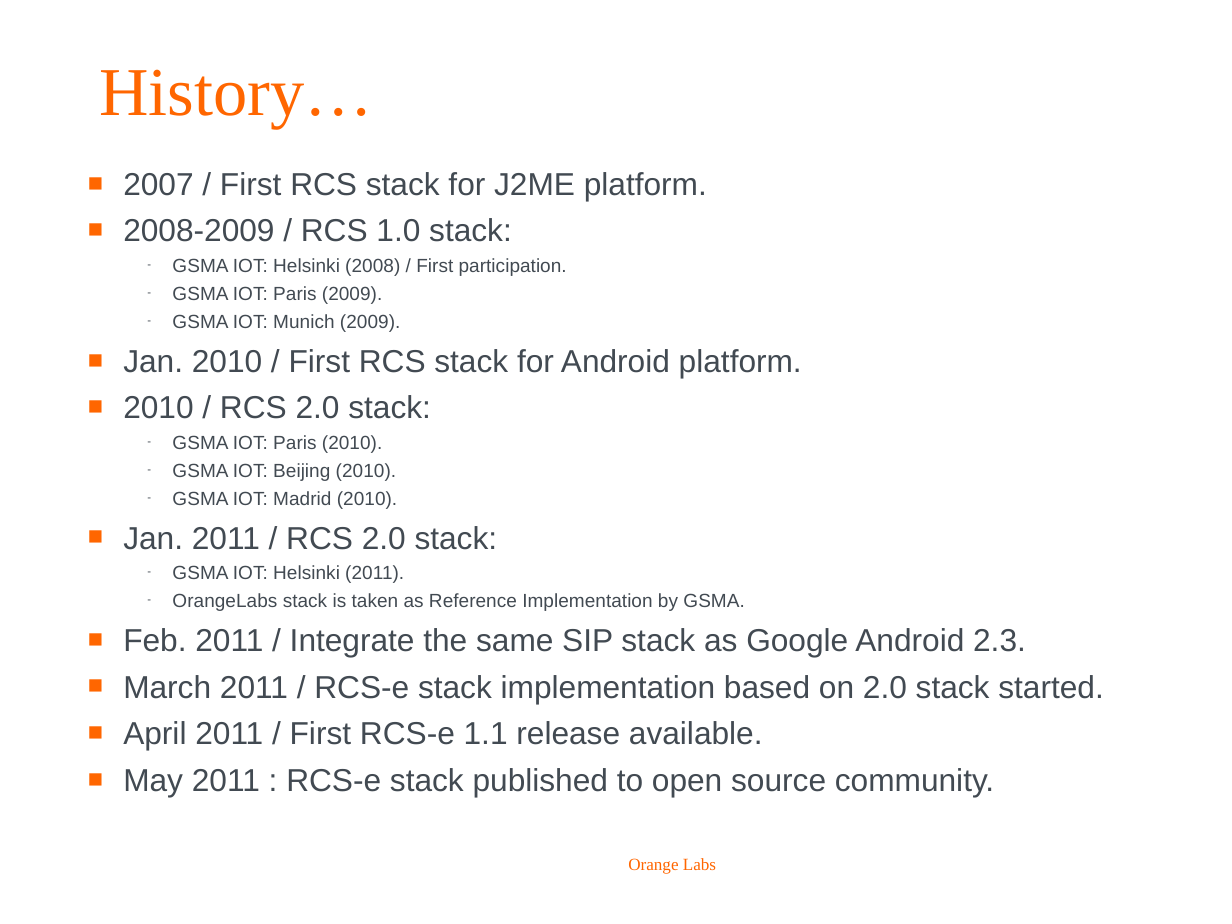
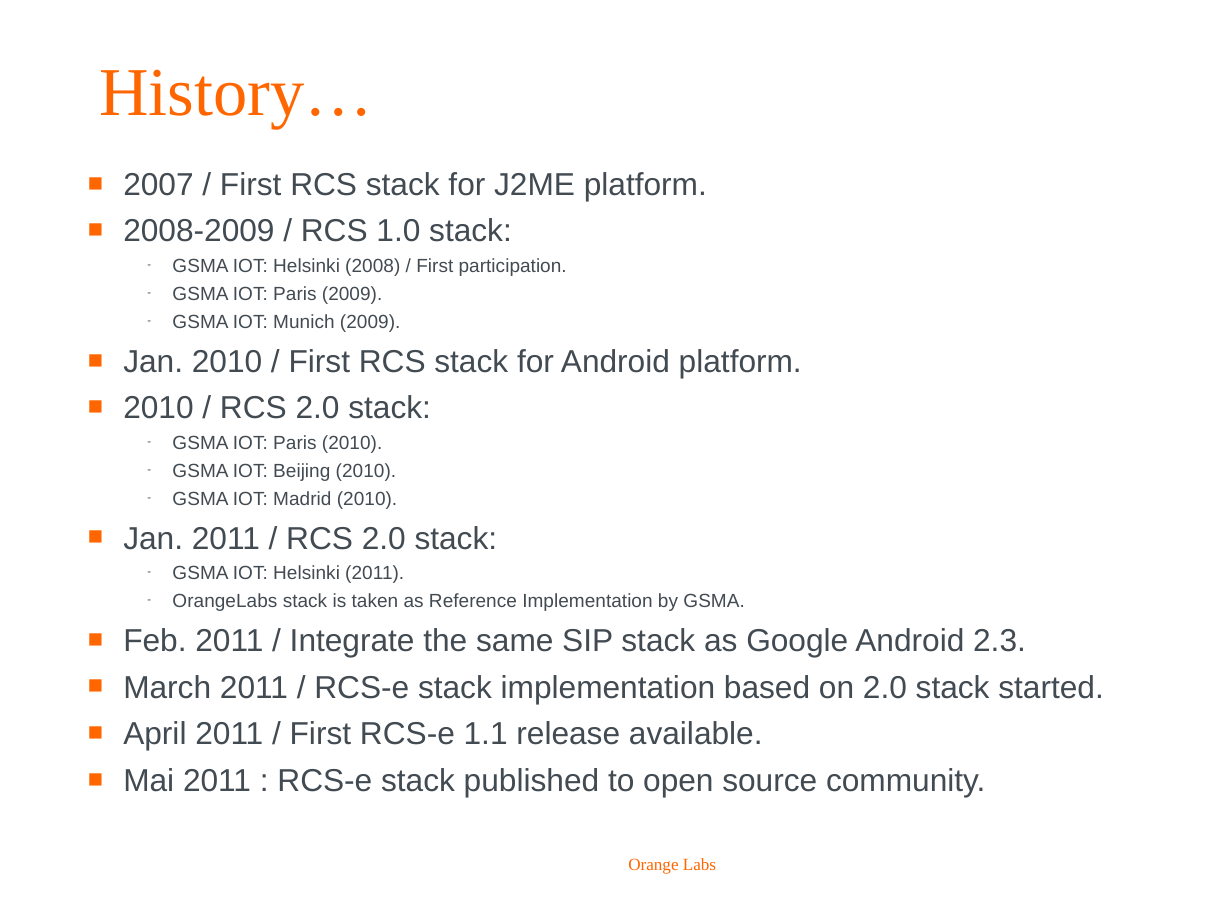
Before and after one commit to biddyweb/android-rcs-ims-stack, a slide deck: slide 2 of doc/roadmap/OrangeLabs_RCS-e_stack_roadmap.ppt. Drawn at 1232x924 pixels with LibreOffice and Linux fonts; fonts in the diff are those of the drawing; background and template pictures are left out. Boxes give left, top, right and bottom in pixels: in the first picture for what was removed or moved away, otherwise in the second. Text is boxed around its words. In the diff, an @@ line names an element or a change of style, - is before the commit and + after.

```diff
--- a/doc/roadmap/OrangeLabs_RCS-e_stack_roadmap.ppt
+++ b/doc/roadmap/OrangeLabs_RCS-e_stack_roadmap.ppt
@@ text at (123, 768, 985, 796): text changed @@
-■ May 2011 : RCS-e stack published to open source community.
+■ Mai 2011 : RCS-e stack published to open source community.
```
Also in this commit, not shown: 7 other slides changed, 3 slides added, 1 slide removed, 1 other file.
